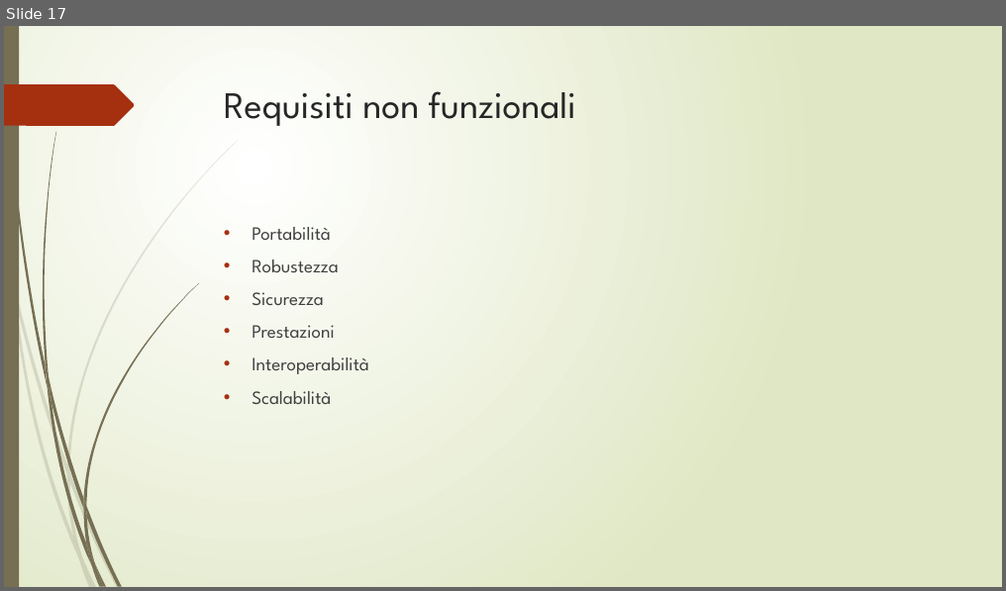
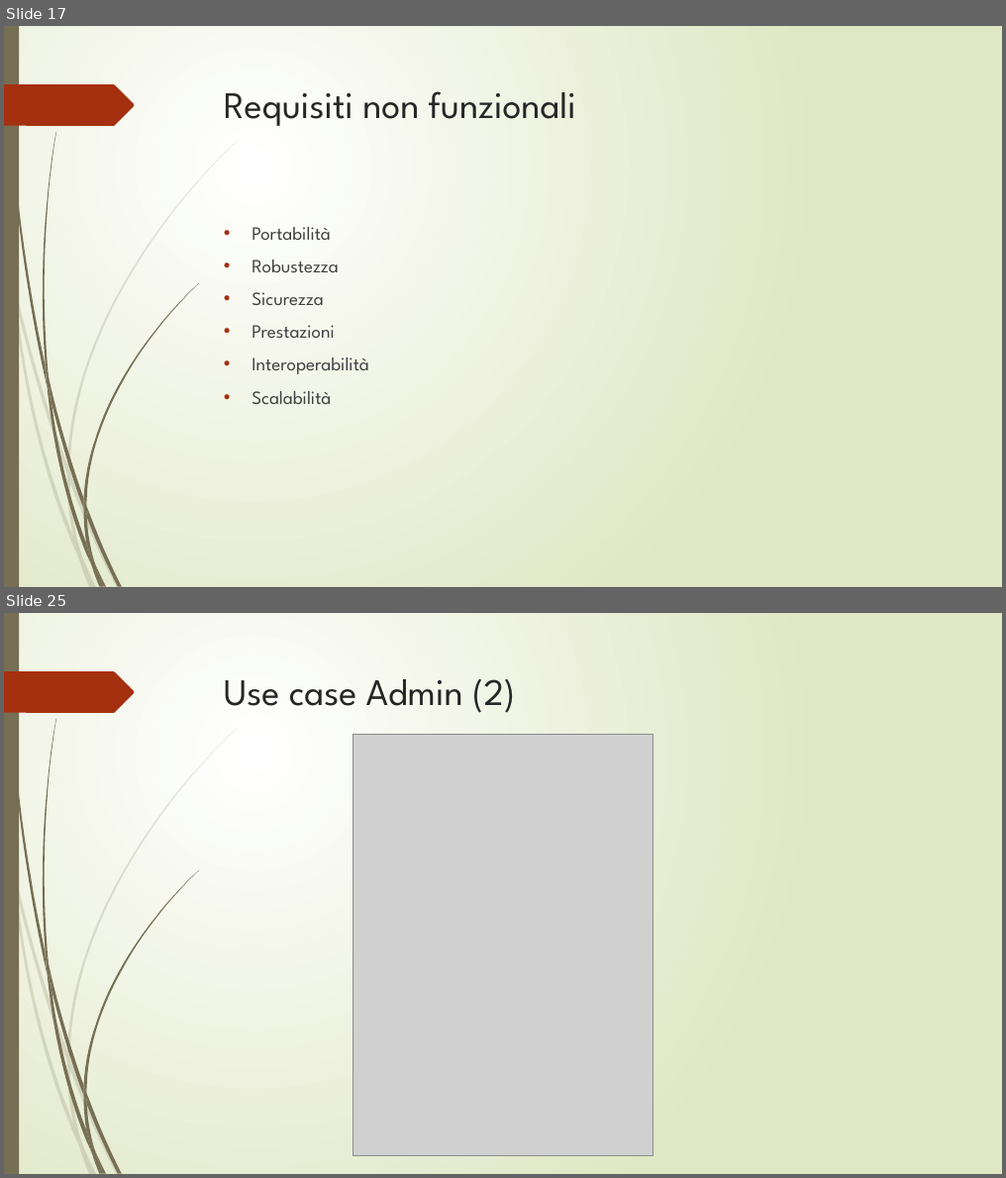
Before and after one commit to lpleo/Ingegneria_Software_2014, a slide deck: Slide/Slide Alby.pptx. Shown one above the other, each under a label of ours: slide 17 before the commit, slides 17 and 25 after it; the slides between them are not shown. The pictures are 1006x591 and 1006x1178 pixels, drawn with LibreOffice and Linux fonts; fonts in the diff are those of the drawing; grey boxes stand for pictures. Boxes give left, top, right and bottom in pixels: in the first picture for what was removed or moved away, otherwise in the second. Text is boxed around its words. In the diff, an @@ line names an element or a change of style, - is before the commit and + after.

```diff
--- a/Slide/Slide Alby.pptx
+++ b/Slide/Slide Alby.pptx
@@ slide 25 added at bbox=[4, 613, 1002, 1174], background gradient #FFFFFF to #DFE8C4; not listed: 24 template elements that a slide beside it also shows @@
@@ title added at bbox=[224, 679, 515, 713], 36 pt, text #262626 @@
+Use case Admin (2)
@@ picture added at bbox=[353, 735, 653, 1156] @@
```
Also in this commit, not shown: 2 slides changed, 7 other slides added, 8 slides removed, 2 other files.
